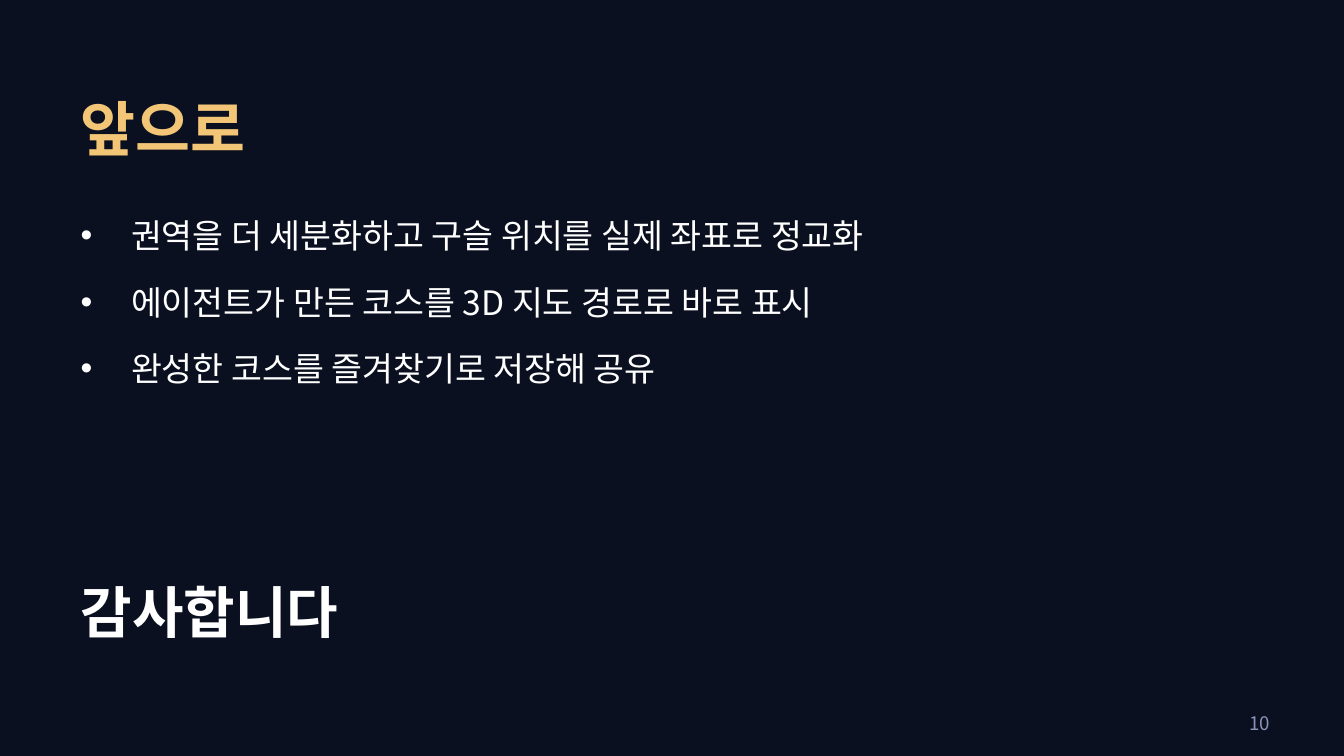
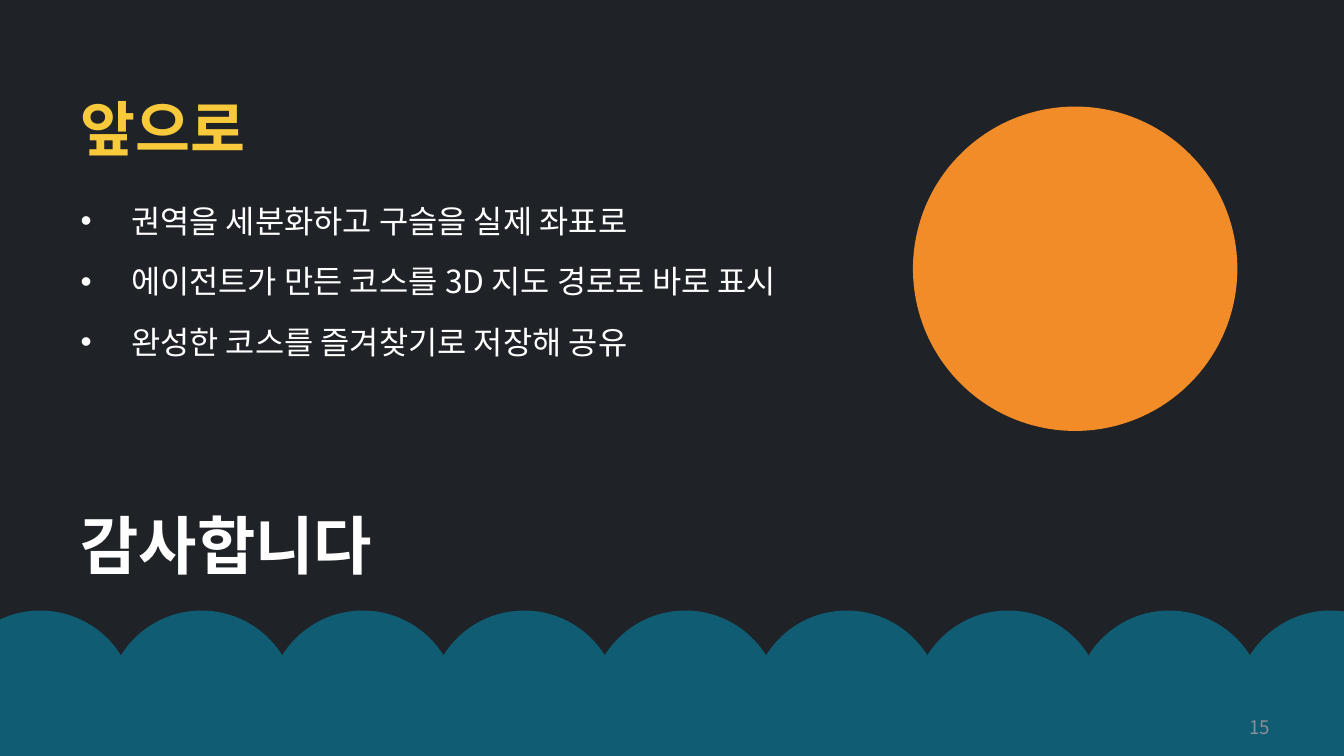
Before and after one commit to knh1992826-source/study2, a slide deck: slide 15 of docs/김예현_발표자료.pptx (slide 10 before the commit). Drawn at 1344x756 pixels with LibreOffice and Linux fonts; fonts in the diff are those of the drawing. Boxes give left, top, right and bottom in pixels: in the first picture for what was removed or moved away, otherwise in the second. Text is boxed around its words. In the diff, an @@ line names an element or a change of style, - is before the commit and + after.

```diff
--- a/docs/김예현_발표자료.pptx
+++ b/docs/김예현_발표자료.pptx
@@ background #0B1020 to #1F2226 @@
@@ text "앞으로" at <box>81,101,246,156</box>: text colour #F3C677 to #F7C93B @@
@@ ellipse added at <box>914,108,1236,430</box>, fill #F28C28, outline #F28C28 1 pt @@
@@ text "권역을 세분화하고 구슬을 실제 좌표로": place and size @@
-text "권역을 세분화하고 구슬을 실제 좌표로" at <box>131,220,864,384</box>
+text "권역을 세분화하고 구슬을 실제 좌표로" at <box>131,206,776,357</box>
@@ text at <box>131,206,628,236</box>: text changed; size 18 to 17 pt @@
-• 권역을 더 세분화하고 구슬 위치를 실제 좌표로 정교화
+• 권역을 세분화하고 구슬을 실제 좌표로
@@ text at <box>131,266,776,357</box>: size 18 to 17 pt in "에이전트가 만든 코스를 3D 지도 경로로 바로 ...", "완성한 코스를 즐겨찾기로 저장해 공유"; less space between paragraphs @@
@@ text "감사합니다": place and size @@
-text "감사합니다" at <box>81,585,338,638</box>
+text "감사합니다" at <box>81,515,373,575</box>
@@ text "감사합니다" at <box>81,515,373,575</box>: size 30 to 34 pt @@
@@ ellipse added at <box>0,612,134,756</box>, fill #0F5C73, outline #0F5C73 1 pt @@
@@ ellipse added at <box>108,612,296,756</box>, fill #0F5C73, outline #0F5C73 1 pt @@
@@ ellipse added at <box>269,612,457,756</box>, fill #0F5C73, outline #0F5C73 1 pt @@
@@ ellipse added at <box>430,612,618,756</box>, fill #0F5C73, outline #0F5C73 1 pt @@
@@ ellipse added at <box>591,612,780,756</box>, fill #0F5C73, outline #0F5C73 1 pt @@
@@ ellipse added at <box>753,612,941,756</box>, fill #0F5C73, outline #0F5C73 1 pt @@
@@ ellipse added at <box>914,612,1102,756</box>, fill #0F5C73, outline #0F5C73 1 pt @@
@@ ellipse added at <box>1075,612,1263,756</box>, fill #0F5C73, outline #0F5C73 1 pt @@
@@ ellipse added at <box>1236,612,1344,756</box>, fill #0F5C73, outline #0F5C73 1 pt @@
@@ rectangle added at <box>0,679,1344,755</box>, fill #0F5C73, outline #0F5C73 1 pt @@
@@ page number removed at <box>1250,716,1271,730</box> @@
-10
@@ page number added at <box>1250,720,1271,734</box>, 10 pt, text #8C9097 @@
+15
```
Also in this commit, not shown: 9 other slides changed, 5 slides added, 1 other file.
